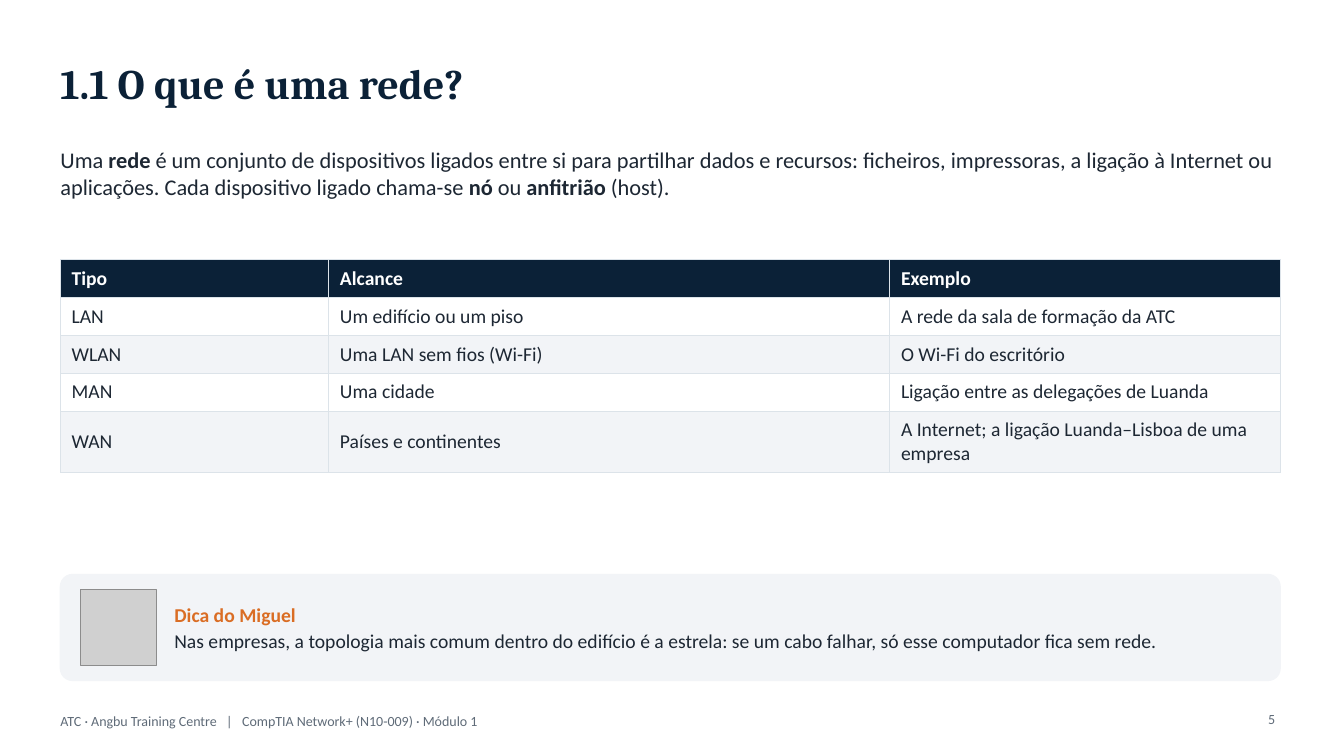
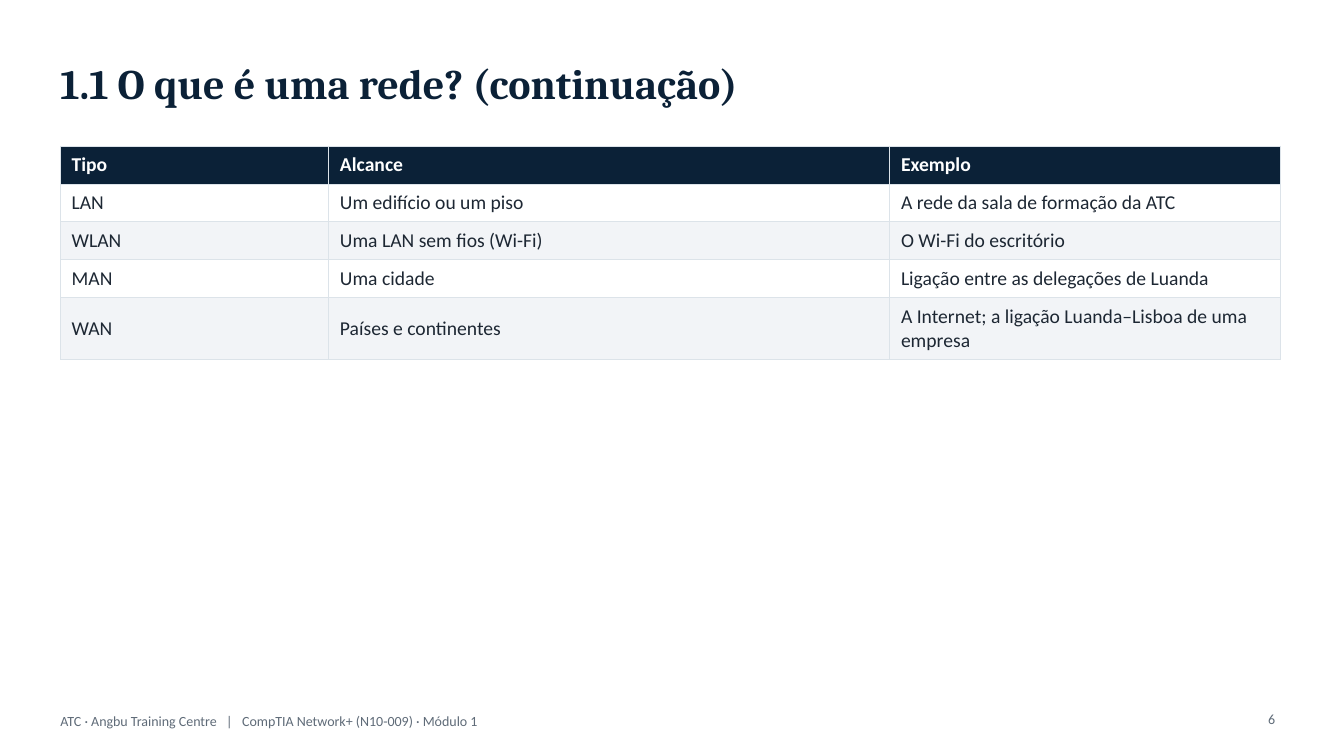
Before and after one commit to almeidaojose36/atc_lms, a slide deck: slide 6 of producao/apresentacoes/CompTIA_Network+_Modulo1.pptx (slide 5 before the commit). Drawn at 1344x756 pixels with LibreOffice and Linux fonts; fonts in the diff are those of the drawing; grey boxes stand for pictures; background and template pictures are left out. Boxes give left, top, right and bottom in pixels: in the first picture for what was removed or moved away, otherwise in the second. Text is boxed around its words. In the diff, an @@ line names an element or a change of style, - is before the commit and + after.

```diff
--- a/producao/apresentacoes/CompTIA_Network+_Modulo1.pptx
+++ b/producao/apresentacoes/CompTIA_Network+_Modulo1.pptx
@@ title at (60,68,738,108): text changed @@
-1.1 O que é uma rede?
+1.1 O que é uma rede? (continuação)
@@ table: place and size @@
-table at (60,260,1280,467)
+table at (60,146,1280,354)
@@ text removed at (60,152,1272,199) @@
-Uma rede é um conjunto de dispositivos ligados entre si para partilhar dados e recursos: ficheiros, impressoras, a ligação à Internet ou aplicações. Cada dispositivo ligado chama-se nó ou anfitrião (host).
@@ rounded rectangle removed at (60,575,1280,681) @@
@@ picture removed at (81,590,156,665) @@
@@ text removed at (174,608,1156,652) @@
-Dica do Miguel
-Nas empresas, a topologia mais comum dentro do edifício é a estrela: se um cabo falhar, só esse computador fica sem rede.
@@ page number at (1268,714,1275,724): text changed @@
-5
+6
```
Also in this commit, not shown: 5 other slides changed, 6 slides added, 27 other files.
